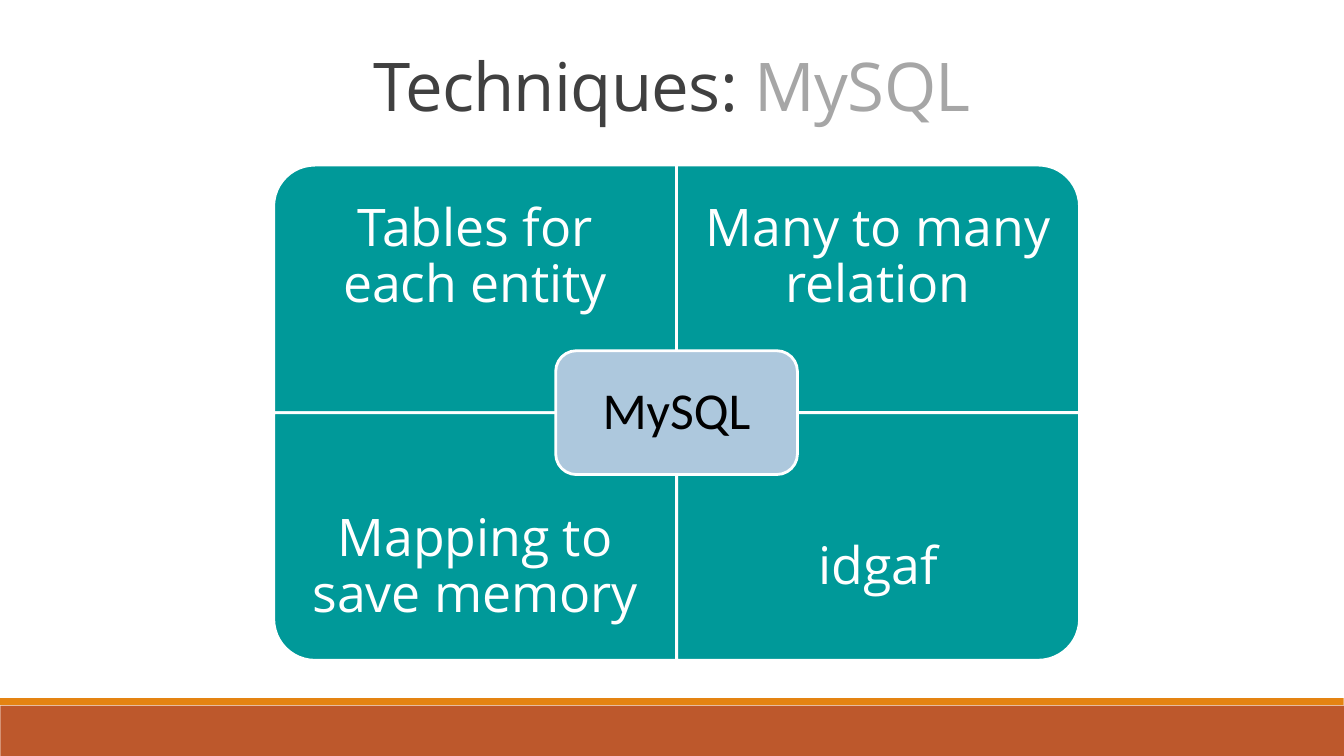
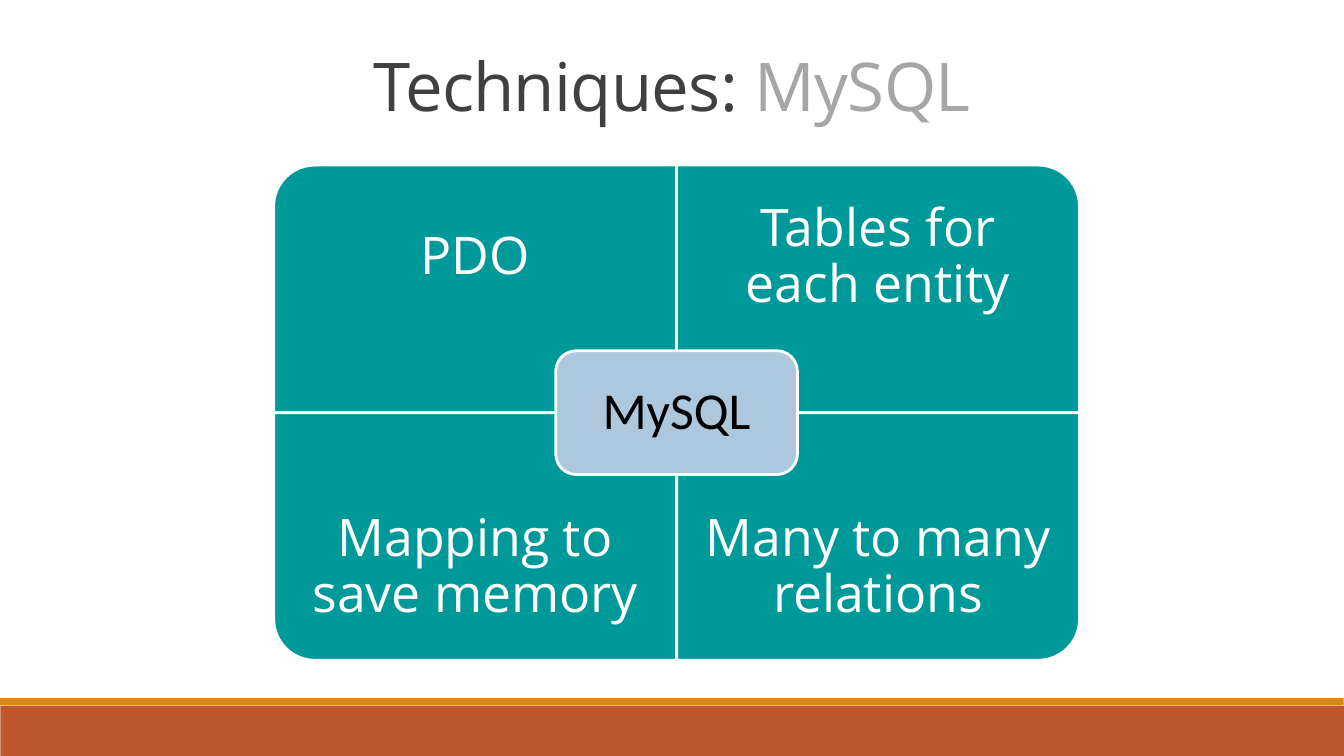
Before and after one commit to dragosthealex/roomies, a slide deck: slide 9 of res/presentation1/final_presentationv2.pptx. Drawn at 1344x756 pixels with LibreOffice and Linux fonts; fonts in the diff are those of the drawing. Boxes give left, top, right and bottom in pixels: in the first picture for what was removed or moved away, otherwise in the second. Text is boxed around its words. In the diff, an @@ line names an element or a change of style, - is before the commit and + after.

```diff
--- a/res/presentation1/final_presentationv2.pptx
+++ b/res/presentation1/final_presentationv2.pptx
@@ text "Tables for each entity": place and size @@
-text "Tables for each entity" at (343,206,607,315)
+text "Tables for each entity" at (746,206,1010,315)
@@ text added at (421,236,530,275), 37 pt, text #FFFFFF @@
+PDO
@@ text at (706,519,1050,613): text changed @@
-Many to many relation
+Many to many relations
@@ text removed at (818,544,937,597) @@
-idgaf
```
Also in this commit, not shown: 11 other slides changed, 4 slides added, 3 slides removed.
